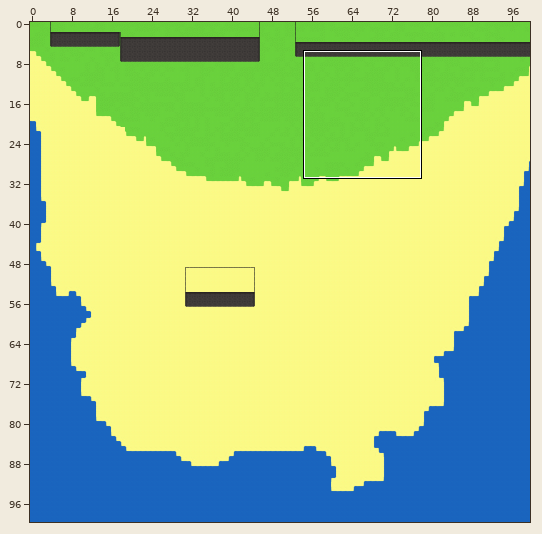
Tiled map, stored at res/worlds/azureal_island.tmx. Above, an overview of the earlier version with the close-up marked.
Close-up. First the earlier version:
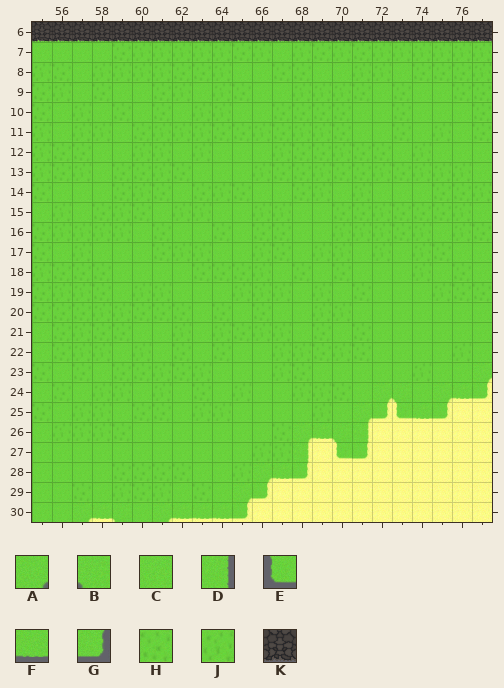
Cells are 32x32 px. Shown: x 55..77, y 6..30. The commit also changed other parts of the map, which this record leaves out.
Key: from "myrinnia_tileset": A 3, B 4, C 21, D 22, E 40, F 41, G 42, H 43, J 44, K 207.
_ is an empty cell.
Layers that did not change in this view are not listed.
Layer "Grass" before, first column x 55:
 6 JJCJHJCJJCCCCJJCHCJJHHC
 7 CCCCHJJJJJHJCJHJHJJJJJJ
 8 JHCJJJJHHJCCHHCCJJCHHHJ
 9 HJCHCCHJCJHCCJJJHCHCCHH
10 HCJCHCHCJJCCHHHHCCHCCCH
11 JCJJCHJJJHHJHJJHCCHCJCH
12 JHHCCJJCJCCCJHHJHHCJCCC
13 JHJCHHJHCCCJHHJHHJHJJJC
14 HCCCHJHCHJHCCHJCJCCCHHJ
15 CJCHJHCJJCCJJCCHHJHHHJC
16 HJJJJCHCCHCHHCCJJJHJCJH
17 HCJCCCHJJCCJHCJJCJCJHCC
18 JHHHCCCCHHHJCHCHCCCJCHC
19 HJJHCJJCCCJJJCJCHCCCJHH
20 HHHJJHHHCHCHCCJJCCCCCCC
21 CHJHHCCJCJHJJCHCHCCCCCC
22 CHJJCJCHCHCCJJHJHCCCCJC
23 HCHCHHJHJCCCJHCCCCCJCCA
24 CHCJJCJCHCJCCJJHCABCAFG
25 HCJJCHHCJJCCCCJCAGEFG__
26 CJJJHCCCCCCCHAFBD______
27 CCCCCCCCCCCJJD_EG______
28 CCCCHHHHCCJAFG_________
29 CCHCJHJCHCAG___________
30 CCAFBCAFFFG____________
Layer "Mountains/Trees" before, first column x 55:
 6 KKKKKKKKKKKKKKKKKKKKKKK
 7 _______________________
 8 _______________________
 9 _______________________
10 _______________________
11 _______________________
12 _______________________
13 _______________________
14 _______________________
15 _______________________
16 _______________________
17 _______________________
18 _______________________
19 _______________________
20 _______________________
21 _______________________
22 _______________________
23 _______________________
24 _______________________
25 _______________________
26 _______________________
27 _______________________
28 _______________________
29 _______________________
30 _______________________
The same view after the edit:
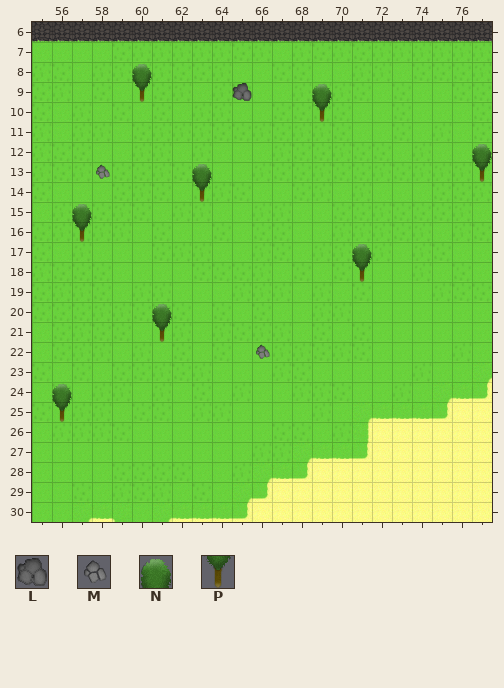
Further tiles: from "myrinnia_tileset": L 120, M 121, N 123, P 143.
From the commit log: Fixed mountain bottom clipped out.
The edit:
Layer "Grass":
The author changed tile D to tile A in row 27 at x 68.
The author changed tile A to tile C in row 24 at x 72.
The author changed tile F to tile C in row 26 at x 69.
The author changed tile E to tile F in row 25 at x 73; in row 27 at x 70.
The author changed tile G to tile F in row 25 at x 72.
Tile F now appears in row 27 at x 69.
The author changed tile A to tile H in row 26 at x 68.
The author changed tile B to tile J in row 24 at x 73; in row 26 at x 70.
Layer "Mountains/Trees":
Tile L now appears in row 9 at x 65.
Tile M now appears in row 13 at x 58; in row 22 at x 66.
Tile N now appears in row 8 at x 60; in row 9 at x 69; in row 12 at x 77; in row 13 at x 63; in row 15 at x 57; in row 17 at x 71.
Tile N now appears in row 20 at x 61; in row 24 at x 56.
Tile P now appears in row 9 at x 60; in row 10 at x 69; in row 13 at x 77; in row 14 at x 63; in row 16 at x 57; in row 18 at x 71.
Tile P now appears in row 21 at x 61; in row 25 at x 56.
